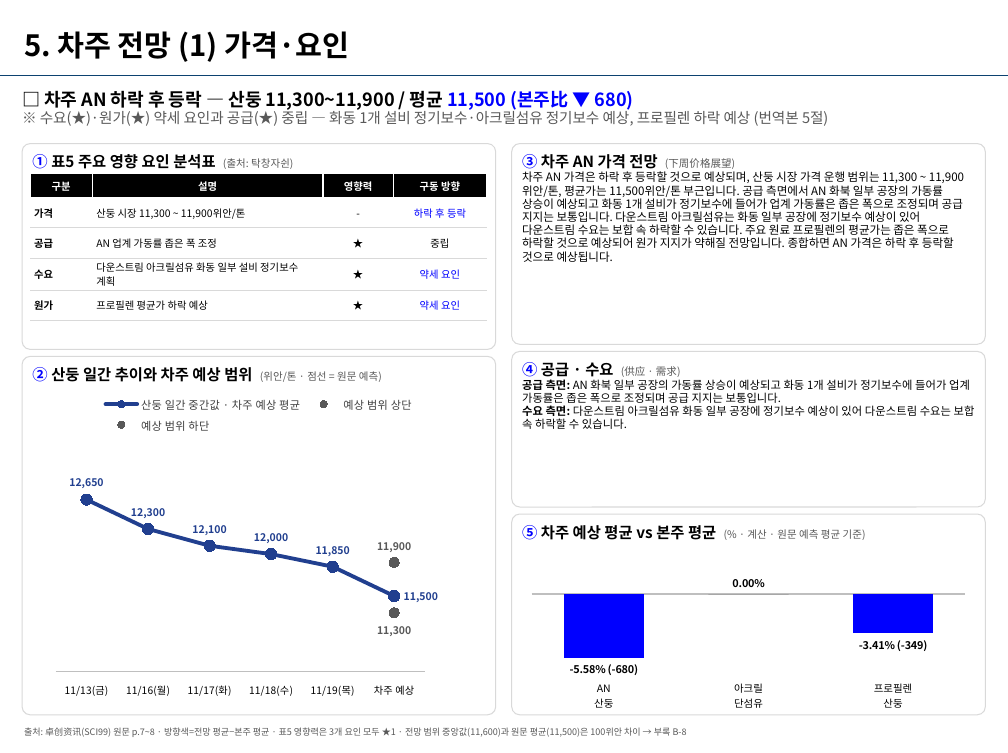
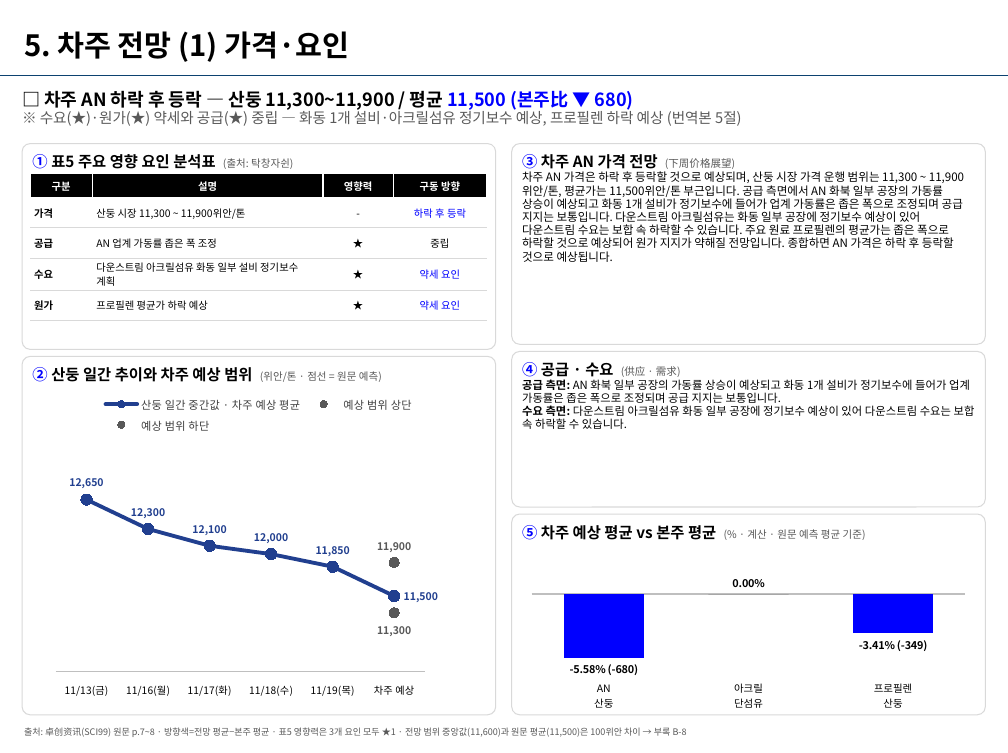
Before and after one commit to jskimlam/chem99-report, a slide deck: slide 11 of archive/2026-W47/chem99레포트_AN_20261120_전체_S01-S16.pptx. Drawn at 1008x753 pixels with LibreOffice and Linux fonts; fonts in the diff are those of the drawing; background and template pictures are left out. Boxes give left, top, right and bottom in pixels: in the first picture for what was removed or moved away, otherwise in the second. Text is boxed around its words. In the diff, an @@ line names an element or a change of style, - is before the commit and + after.

```diff
--- a/archive/2026-W47/chem99레포트_AN_20261120_전체_S01-S16.pptx
+++ b/archive/2026-W47/chem99레포트_AN_20261120_전체_S01-S16.pptx
@@ text at [40, 109, 741, 126]: text changed @@
-※ 수요(★)·원가(★) 약세 요인과 공급(★) 중립 — 화동 1개 설비 정기보수·아크릴섬유 정기보수 예상, 프로필렌 하락 예상 (번역본 5절)
+※ 수요(★)·원가(★) 약세와 공급(★) 중립 — 화동 1개 설비·아크릴섬유 정기보수 예상, 프로필렌 하락 예상 (번역본 5절)
```
Also in this commit, not shown: 3 other slides changed, 9 other files.
